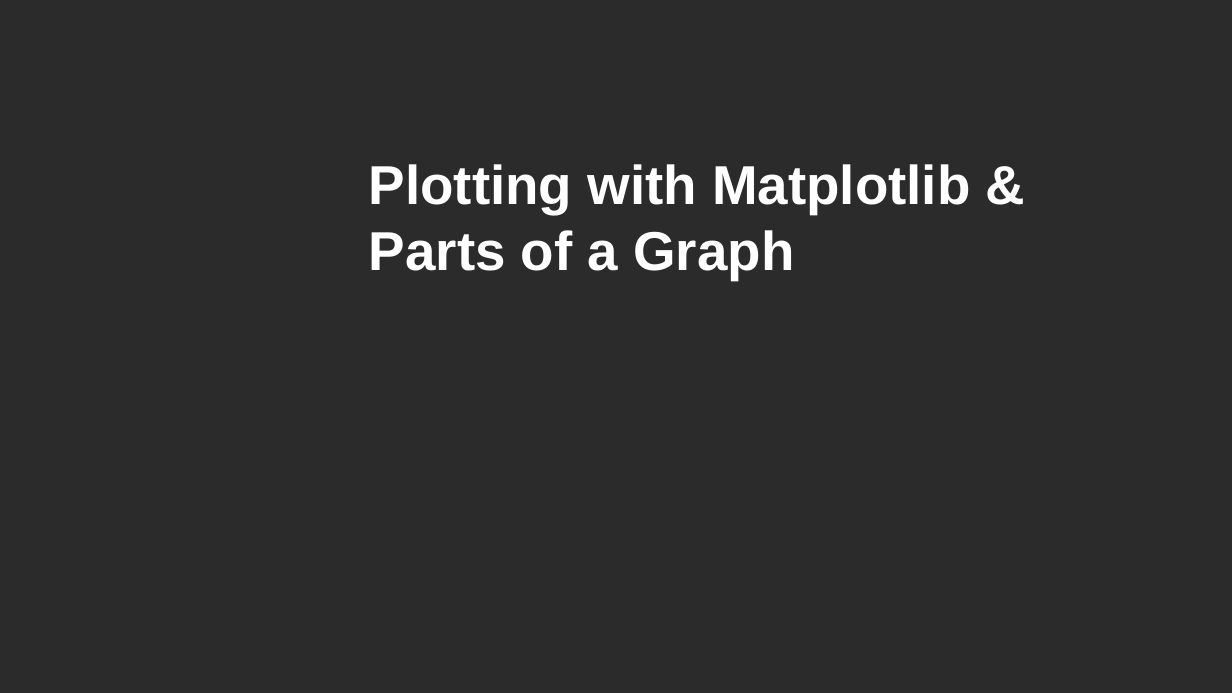
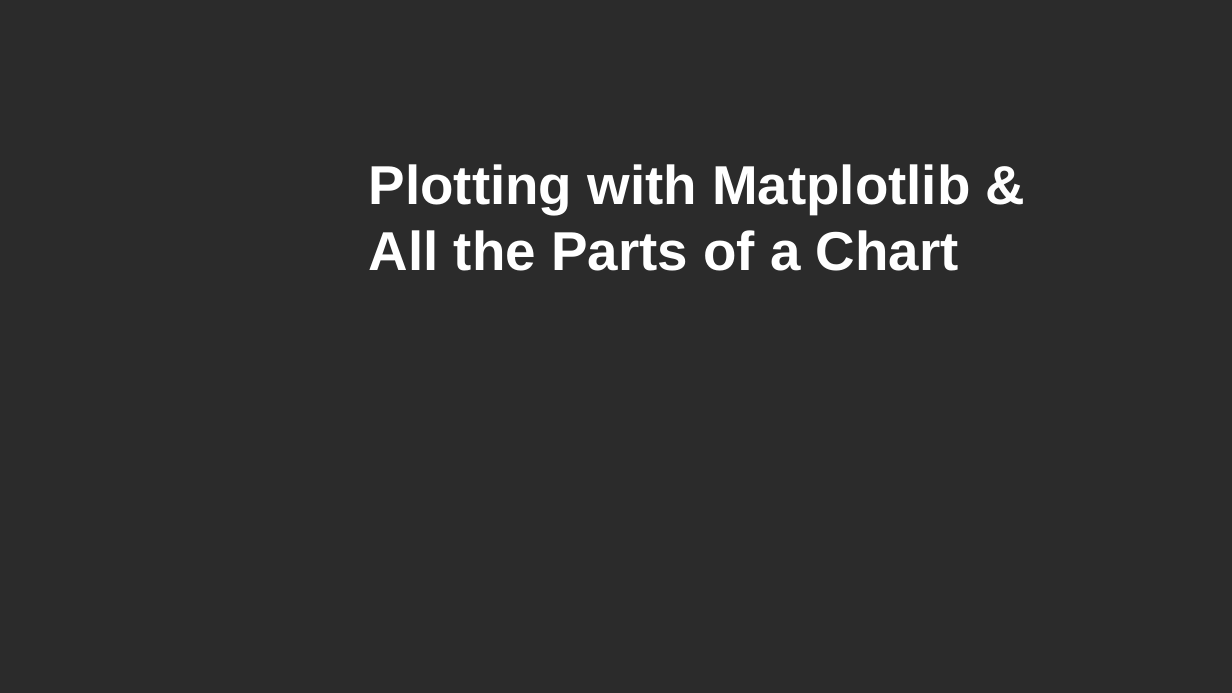
Before and after one commit to olafjanssen/ads-dv, a slide deck: slide 11 of Slides/DV02 - Reproducible Research and Exploratory Visualization with Matplotlib.pptx. Drawn at 1232x693 pixels with LibreOffice and Linux fonts; fonts in the diff are those of the drawing; background and template pictures are left out; a plain dark background stands for a picture behind light text. Boxes give left, top, right and bottom in pixels: in the first picture for what was removed or moved away, otherwise in the second. Text is boxed around its words. In the diff, an @@ line names an element or a change of style, - is before the commit and + after.

```diff
--- a/Slides/DV02 - Reproducible Research and Exploratory Visualization with Matplotlib.pptx
+++ b/Slides/DV02 - Reproducible Research and Exploratory Visualization with Matplotlib.pptx
@@ title at box(369, 164, 970, 271): text changed @@
-Plotting with Matplotlib &
-Parts of a Graph
+Plotting with Matplotlib &
+All the Parts of a Chart
```
Also in this commit, not shown: 5 other slides changed, 1 slide added, 2 other files.
